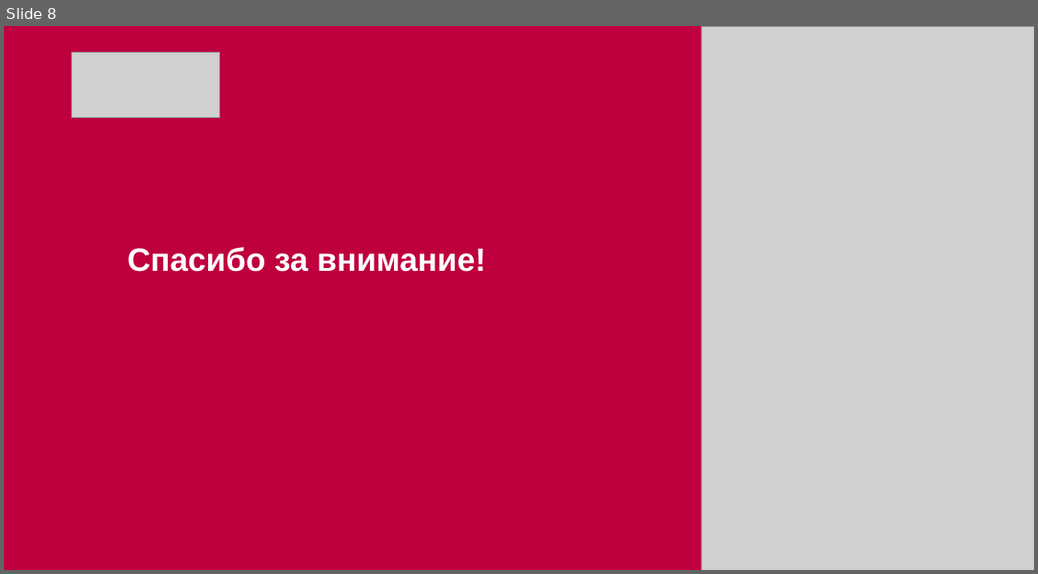
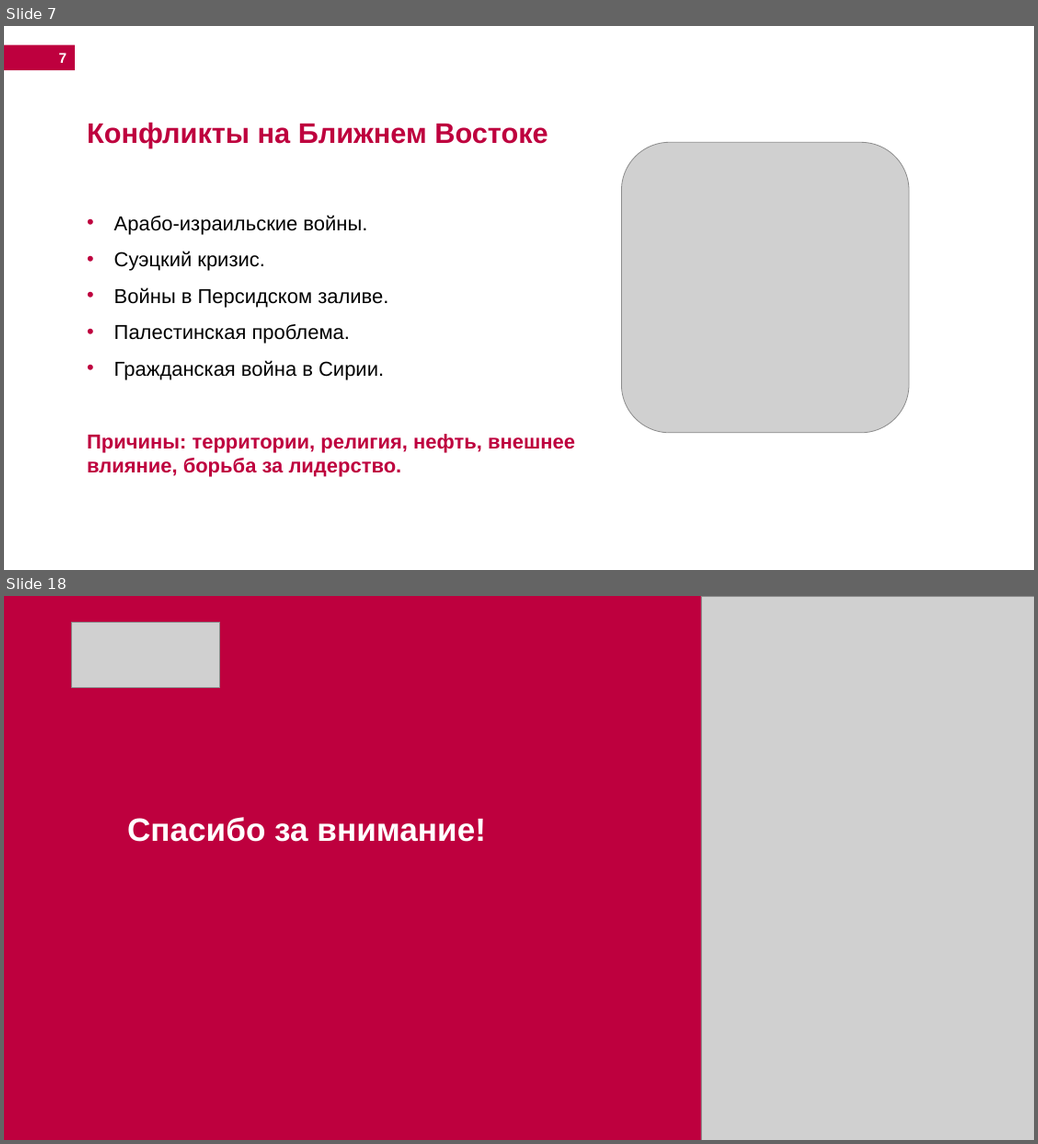
Before and after one commit to DmitriySokolov2023/study-summer-2026, a slide deck: 7 Основы национальной безопасности (Шехмаметьева Венера Алимовна)/Соколов Ик-731.pptx. Shown one above the other, each under a label of ours: slide 8 before the commit, slides 7 and 18 after it; the slides between them are not shown. The pictures are 1038x574 and 1038x1144 pixels, drawn with LibreOffice and Linux fonts; fonts in the diff are those of the drawing; grey boxes stand for pictures; background and template pictures are left out. Boxes give left, top, right and bottom in pixels: in the first picture for what was removed or moved away, otherwise in the second. Text is boxed around its words. In the diff, an @@ line names an element or a change of style, - is before the commit and + after.

```diff
--- a/7 Основы национальной безопасности (Шехмаметьева Венера Алимовна)/Соколов Ик-731.pptx
+++ b/7 Основы национальной безопасности (Шехмаметьева Венера Алимовна)/Соколов Ик-731.pptx
@@ slide 7 added at (4,26,1034,570), background #FFFFFF @@
@@ rectangle added at (4,45,75,70), fill #BE003E @@
@@ page number added at (59,53,67,63), 14 pt, text #FFFFFF, bold @@
+7
@@ text added at (87,122,548,147), 28 pt, text #BE003E, bold @@
+Конфликты на Ближнем Востоке
@@ picture added at (622,142,910,433) @@
@@ text added at (87,215,575,477), 20 pt, text #000000 @@
+• Арабо-израильские войны.
+• Суэцкий кризис.
+• Войны в Персидском заливе.
+• Палестинская проблема.
+• Гражданская война в Сирии.
+Причины: территории, религия, нефть, внешнее влияние, борьба за лидерство.
@@ what was slide 8 is now slide 18 @@
```
Also in this commit, not shown: 1 slide changed, 15 other slides added, 6 slides removed, 1 other file.
